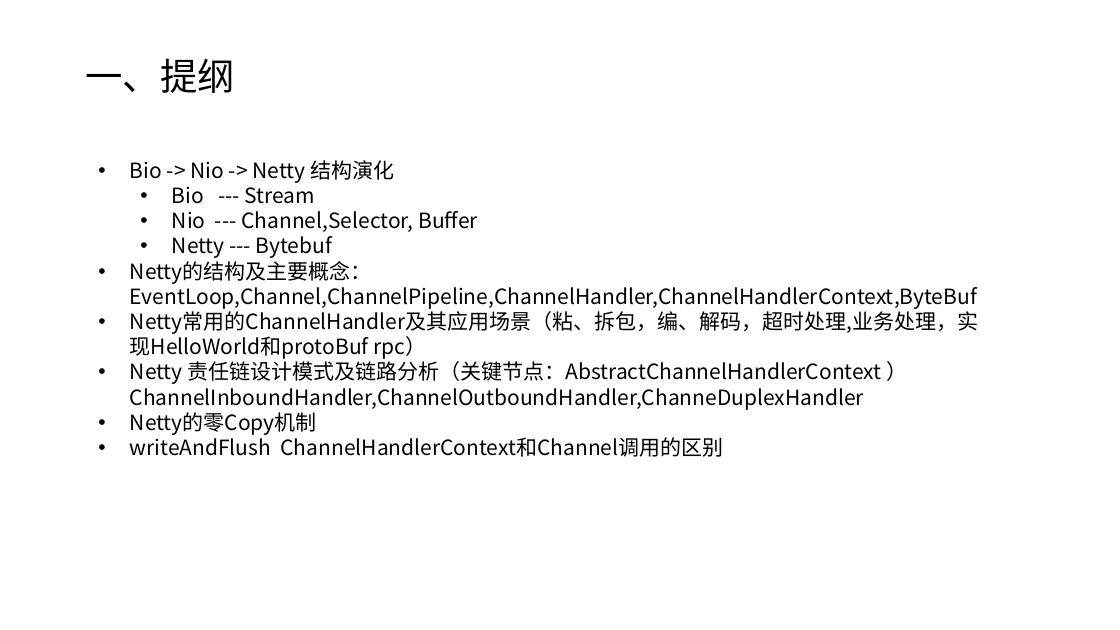
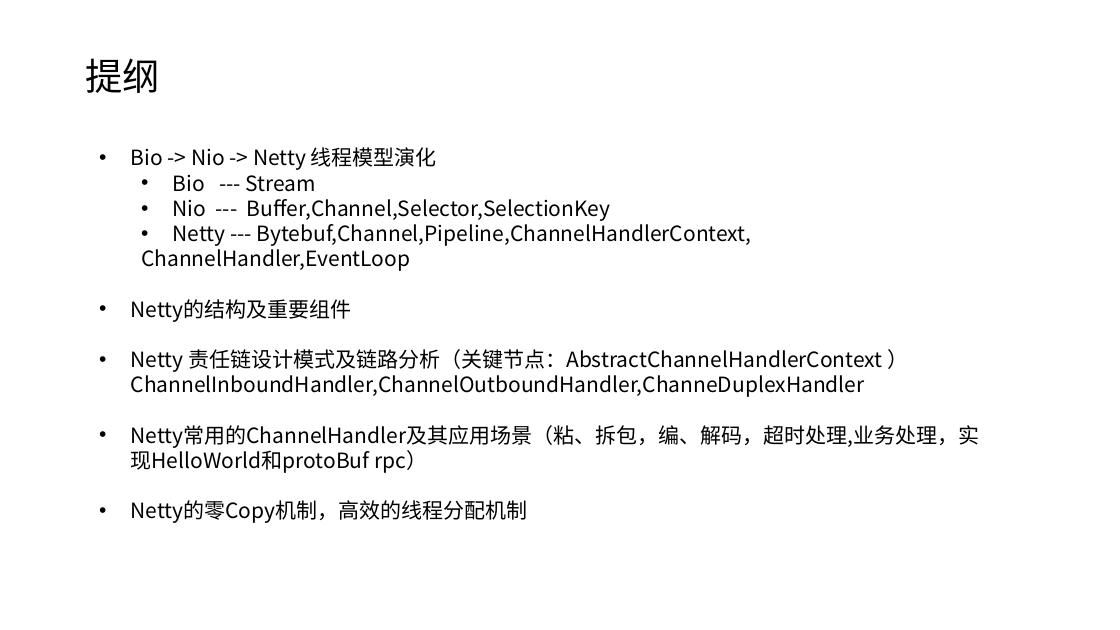
Before and after one commit to taomee517/netty-notes, a slide deck: slide 3 of Netty分享.pptx (slide 2 before the commit). Drawn at 1120x630 pixels with LibreOffice and Linux fonts; fonts in the diff are those of the drawing. Boxes give left, top, right and bottom in pixels: in the first picture for what was removed or moved away, otherwise in the second. Text is boxed around its words. In the diff, an @@ line names an element or a change of style, - is before the commit and + after.

```diff
--- a/Netty分享.pptx
+++ b/Netty分享.pptx
@@ title at [85, 58, 160, 93]: text changed @@
-一、提纲
+提纲
@@ text "Bio -> Nio -> Netty ...": place and size @@
-text "Bio -> Nio -> Netty ..." at [130, 160, 979, 457]
+text "Bio -> Nio -> Netty ..." at [131, 147, 980, 523]
@@ text at [131, 147, 437, 170]: text changed @@
-• Bio -> Nio -> Netty 结构演化
+• Bio -> Nio -> Netty 线程模型演化
@@ text at [131, 199, 882, 397]: text changed @@
-  • Nio --- Channel,Selector, Buffer
-  • Netty --- Bytebuf
-• Netty的结构及主要概念：EventLoop,Channel,ChannelPipeline,ChannelHandler,ChannelHandlerContext,ByteBuf
+  • Nio --- Buffer,Channel,Selector,SelectionKey
+  • Netty --- Bytebuf,Channel,Pipeline,ChannelHandlerContext,
+  ChannelHandler,EventLoop
+• Netty的结构及重要组件
+• Netty 责任链设计模式及链路分析（关键节点：AbstractChannelHandlerContext ）ChannelInboundHandler,ChannelOutboundHandler,ChanneDuplexHandler
@@ text at [131, 500, 528, 523]: text changed @@
-• Netty 责任链设计模式及链路分析（关键节点：AbstractChannelHandlerContext ）ChannelInboundHandler,ChannelOutboundHandler,ChanneDuplexHandler
-• Netty的零Copy机制
-• writeAndFlush ChannelHandlerContext和Channel调用的区别
+• Netty的零Copy机制，高效的线程分配机制
```
Also in this commit, not shown: 5 other slides changed, 35 slides added, 6 slides removed.
